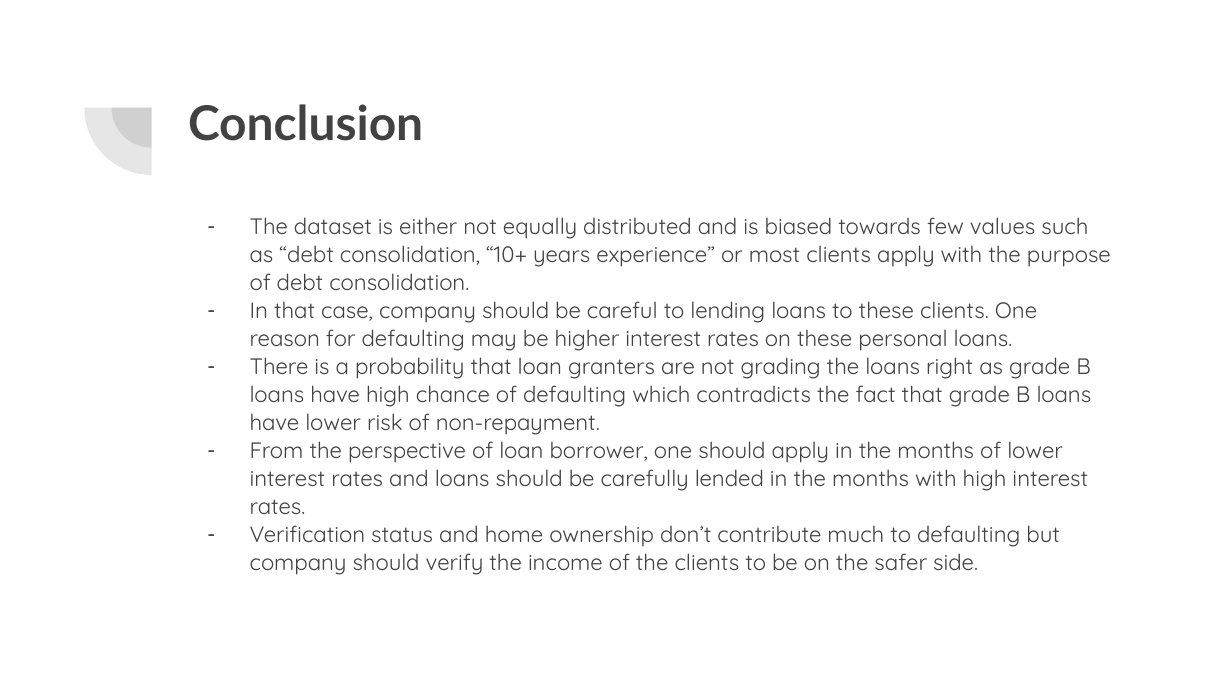
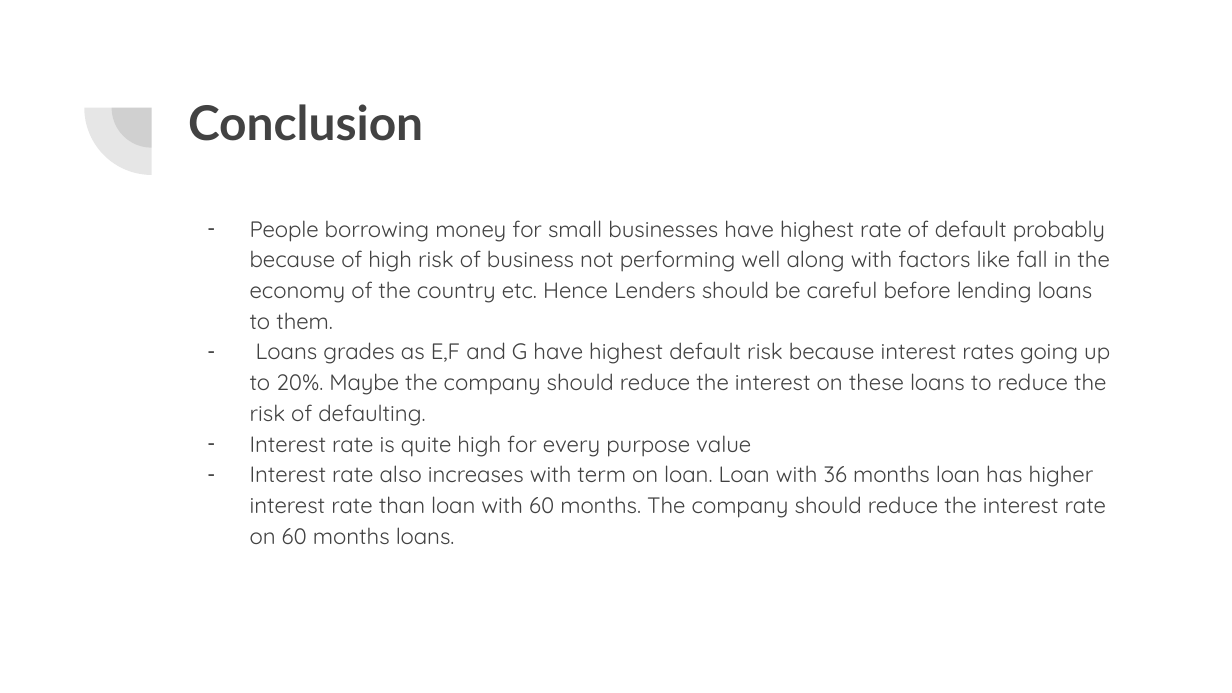
Before and after one commit to tanya-hash/Lending-club-case-study, a slide deck: slide 10 of Lending club case study.pptx. Drawn at 1232x693 pixels with LibreOffice and Linux fonts; fonts in the diff are those of the drawing. Boxes give left, top, right and bottom in pixels: in the first picture for what was removed or moved away, otherwise in the second. Text is boxed around its words. In the diff, an @@ line names an element or a change of style, - is before the commit and + after.

Commit message:
New changes version 2.0

```diff
--- a/Lending club case study.pptx
+++ b/Lending club case study.pptx
@@ text at (250,220,1110,544): text changed @@
-– The dataset is either not equally distributed and is biased towards few values such as “debt consolidation, “10+ years experience” or most clients apply with the purpose of debt consolidation.
-– In that case, company should be careful to lending loans to these clients. One reason for defaulting may be higher interest rates on these personal loans.
-– There is a probability that loan granters are not grading the loans right as grade B loans have high chance of defaulting which contradicts the fact that grade B loans have lower risk of non-repayment.
-– From the perspective of loan borrower, one should apply in the months of lower interest rates and loans should be carefully lended in the months with high interest rates.
-– Verification status and home ownership don’t contribute much to defaulting but company should verify the income of the clients to be on the safer side.
+– People borrowing money for small businesses have highest rate of default probably because of high risk of business not performing well along with factors like fall in the economy of the country etc. Hence Lenders should be careful before lending loans to them.
+– Loans grades as E,F and G have highest default risk because interest rates going up to 20%. Maybe the company should reduce the interest on these loans to reduce the risk of defaulting.
+– Interest rate is quite high for every purpose value
+– Interest rate also increases with term on loan. Loan with 36 months loan has higher interest rate than loan with 60 months. The company should reduce the interest rate on 60 months loans.
```
Also in this commit, not shown: 4 slides added, 4 slides removed.
